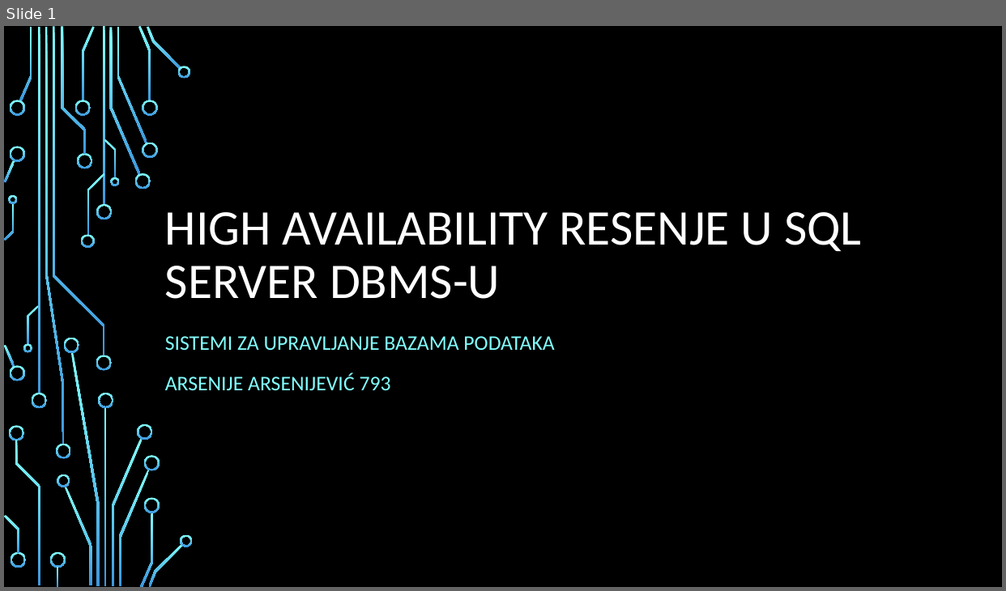
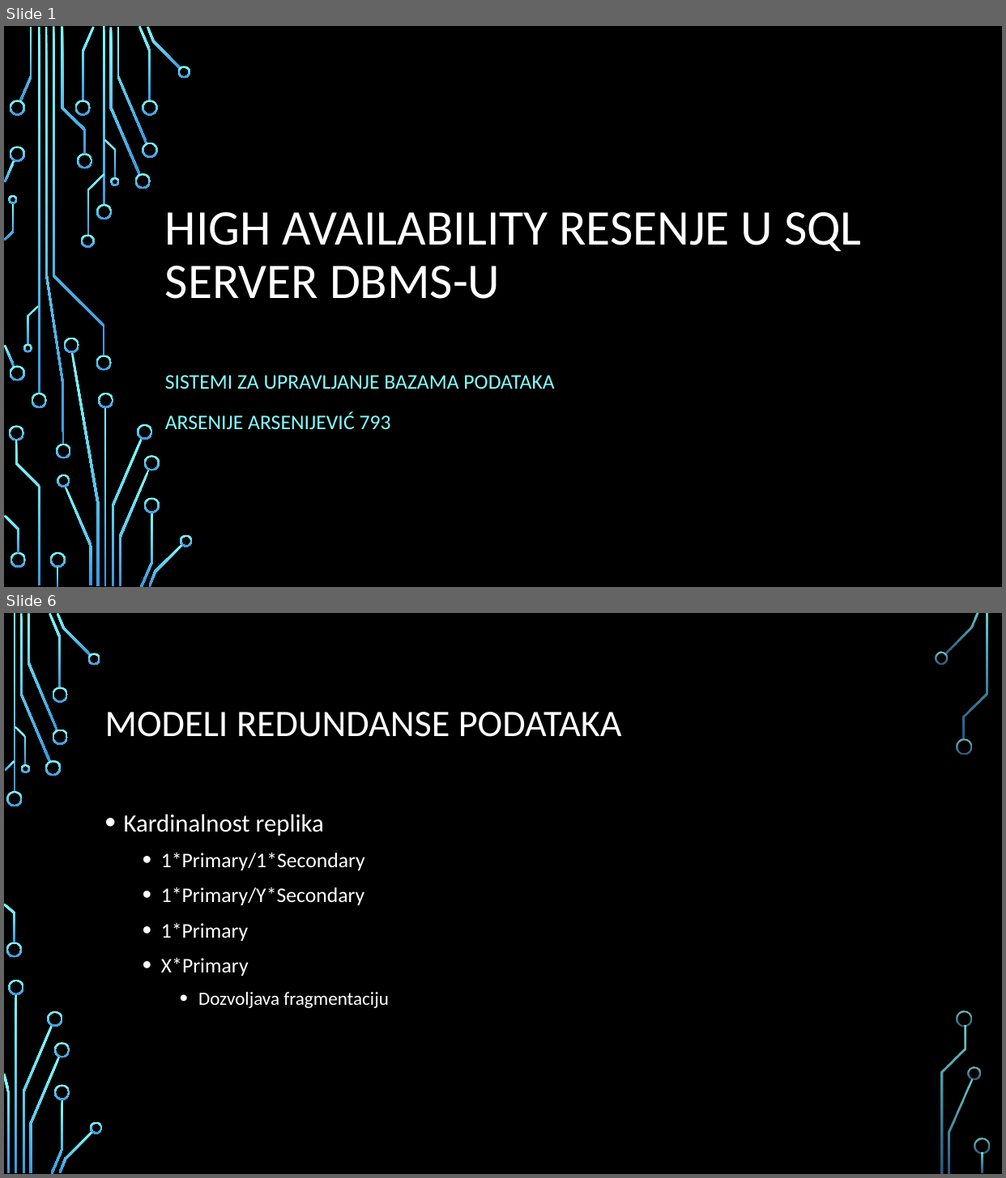
Before and after one commit to ArxyaArsa/master-dbms, a slide deck: Seminarski 3/3. High-Availability sistem u SQL Server DBMS-u.pptx. Shown one above the other, each under a label of ours: slide 1 before the commit, slides 1 and 6 after it; the slides between them are not shown. The pictures are 1006x591 and 1006x1178 pixels, drawn with LibreOffice and Linux fonts; fonts in the diff are those of the drawing; background and template pictures are left out. Boxes give left, top, right and bottom in pixels: in the first picture for what was removed or moved away, otherwise in the second. Text is boxed around its words. In the diff, an @@ line names an element or a change of style, - is before the commit and + after.

```diff
--- a/Seminarski 3/3. High-Availability sistem u SQL Server DBMS-u.pptx
+++ b/Seminarski 3/3. High-Availability sistem u SQL Server DBMS-u.pptx
@@ slide 6 added at box(4, 613, 1002, 1174), background picture (left out) @@
@@ title added at box(105, 712, 622, 737), 36 pt, text #FFFFFF @@
+MODELI REDUNDANSE PODATAKA
@@ text added at box(124, 814, 389, 1008), 20 pt, text #FFFFFF @@
+• Kardinalnost replika
+  • 1*Primary/1*Secondary
+  • 1*Primary/Y*Secondary
+  • 1*Primary
+  • X*Primary
+    • Dozvoljava fragmentaciju
@@ group added at box(4, 613, 990, 1174): 33 freeform shapes, 3 rectangles @@
@@ slide 1 changed as well @@
@@ subtitle "SISTEMI ZA UPRAVLJANJE BAZAMA PODATAKA": place and size @@
-subtitle "SISTEMI ZA UPRAVLJANJE BAZAMA PODATAKA" at box(165, 336, 554, 390)
+subtitle "SISTEMI ZA UPRAVLJANJE BAZAMA PODATAKA" at box(165, 375, 554, 429)
```
Also in this commit, not shown: 14 other slides added, 1 other file.
